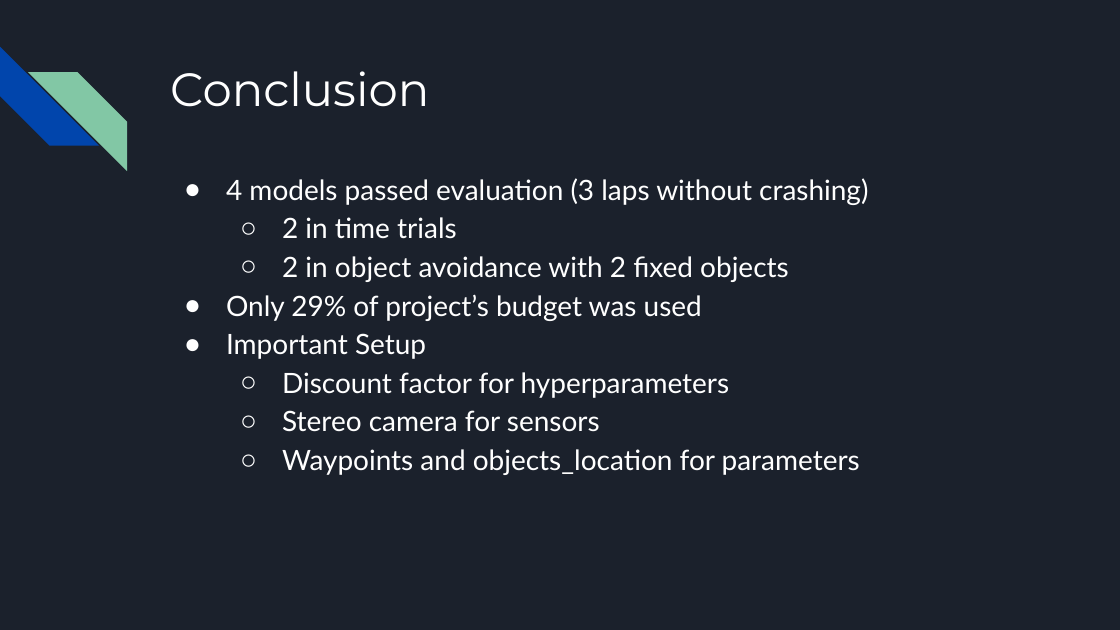
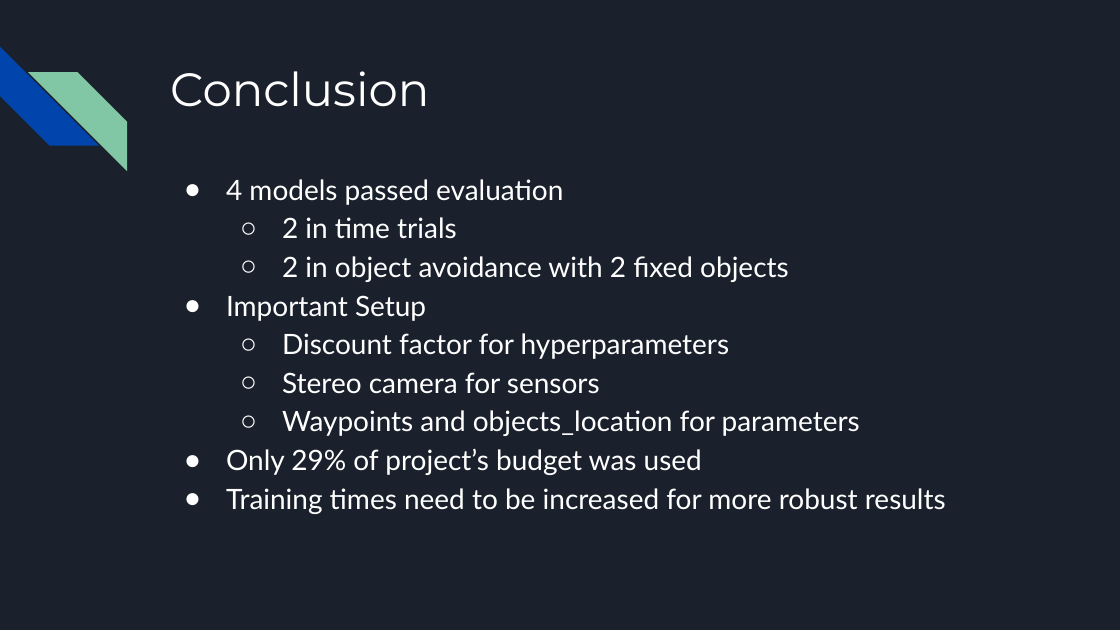
Before and after one commit to JasonCaldwellMBA/AWS_DeepRacer-Object_Avoidance, a slide deck: slide 20 of AWS DeepRacer Presentation.pptx (slide 19 before the commit). Drawn at 1120x630 pixels with LibreOffice and Linux fonts; fonts in the diff are those of the drawing. Boxes give left, top, right and bottom in pixels: in the first picture for what was removed or moved away, otherwise in the second. Text is boxed around its words. In the diff, an @@ line names an element or a change of style, - is before the commit and + after.

```diff
--- a/AWS DeepRacer Presentation.pptx
+++ b/AWS DeepRacer Presentation.pptx
@@ text at <box>226,179,563,205</box>: text changed @@
-● 4 models passed evaluation (3 laps without crashing)
+● 4 models passed evaluation
@@ text at <box>226,294,702,321</box>: paragraph removed @@
-● Only 29% of project’s budget was used
@@ text at <box>226,448,946,514</box>: paragraphs added @@
+● Only 29% of project’s budget was used
+● Training times need to be increased for more robust results
```
Also in this commit, not shown: 10 other slides changed, 3 slides added, 2 slides removed, 1 other file.
